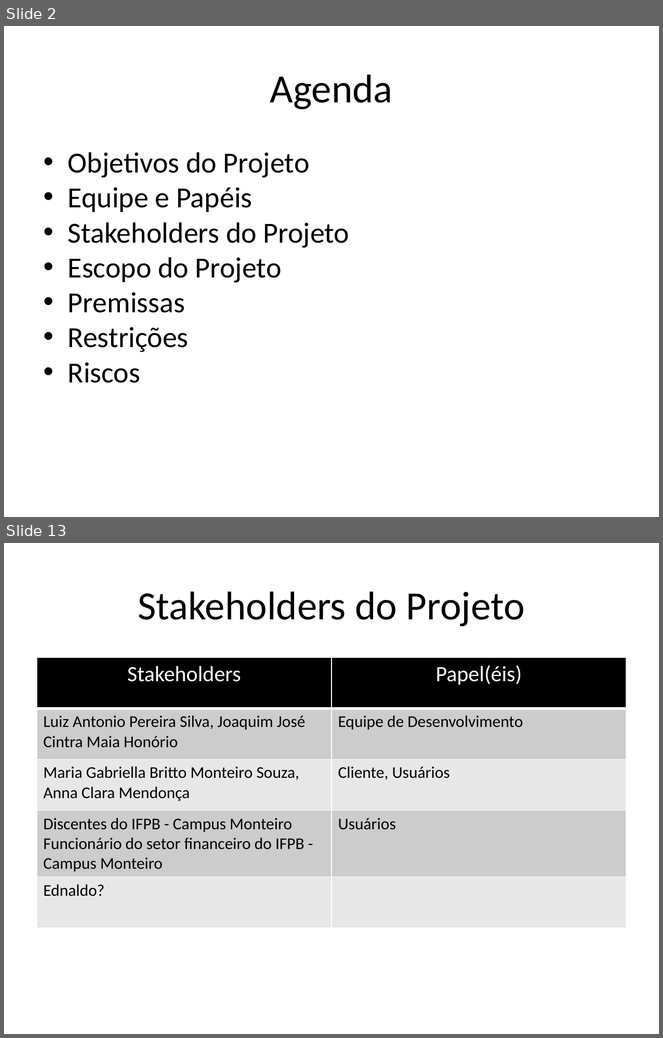
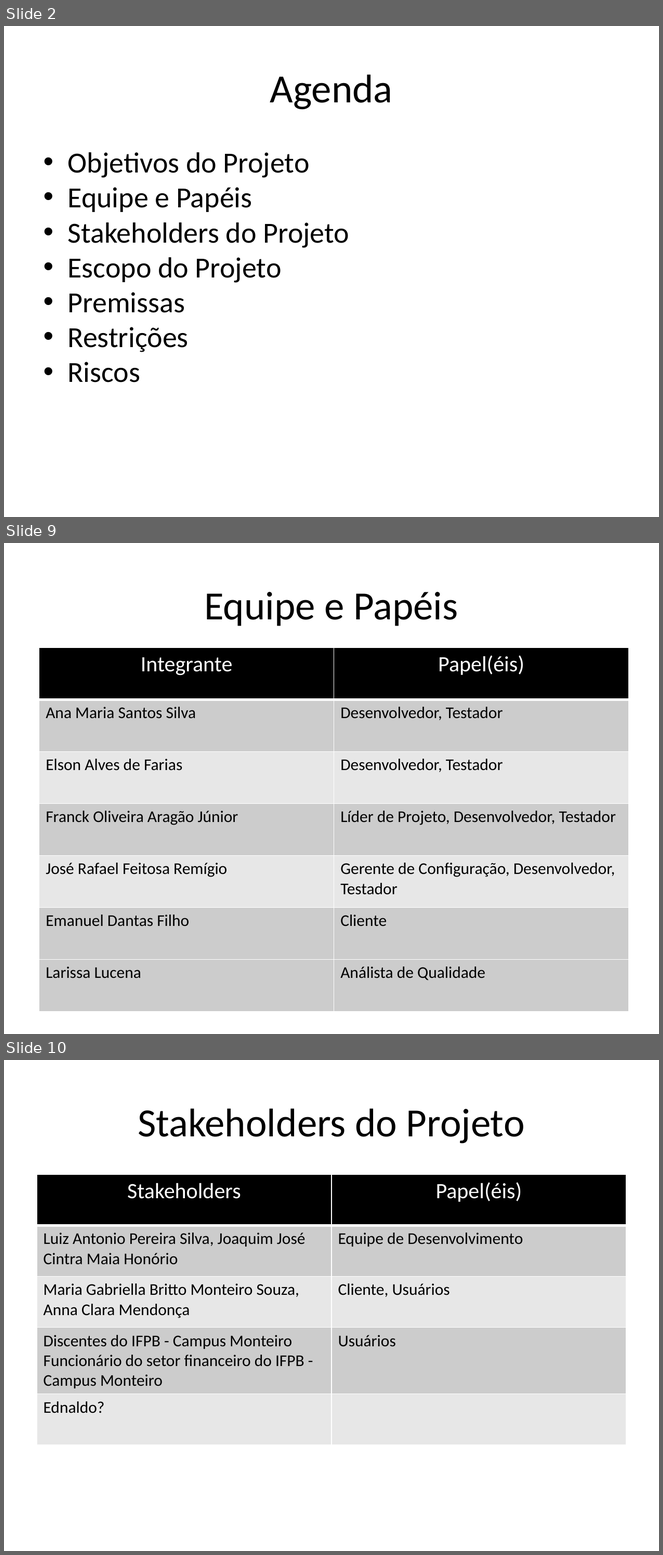
Before and after one commit to AjudeMais/ajudeMais-Projeto, a slide deck: Projeto-AjudeMais/000-Gerência de Projeto/PPJ-Plano de Projeto.pptx. Shown one above the other, each under a label of ours: slides 2 and 13 before the commit, slides 2, 9 and 10 after it; the slides between them are not shown. The pictures are 663x1038 and 663x1555 pixels, drawn with LibreOffice and Linux fonts; fonts in the diff are those of the drawing. Boxes give left, top, right and bottom in pixels: in the first picture for what was removed or moved away, otherwise in the second. Text is boxed around its words. In the diff, an @@ line names an element or a change of style, - is before the commit and + after.

Commit message:
parte plao de projeto

```diff
--- a/Projeto-AjudeMais/000-Gerência de Projeto/PPJ-Plano de Projeto.pptx
+++ b/Projeto-AjudeMais/000-Gerência de Projeto/PPJ-Plano de Projeto.pptx
@@ slide 9 added at (x1=4, y1=543, x2=659, y2=1034), background #FFFFFF @@
@@ text added at (x1=204, y1=592, x2=458, y2=626), 44 pt, text #000000 @@
+Equipe e Papéis
@@ table added at (x1=39, y1=648, x2=629, y2=982), 7 rows, 2 columns @@
+Integrante | Papel(éis)
+Ana Maria Santos Silva | Desenvolvedor, Testador
+Elson Alves de Farias | Desenvolvedor, Testador
+Franck Oliveira Aragão Júnior | Líder de Projeto, Desenvolvedor, Testador
+José Rafael Feitosa Remígio | Gerente de Configuração, Desenvolvedor, Testador
+Emanuel Dantas Filho | Cliente
+Larissa Lucena | Análista de Qualidade
@@ what was slide 13 is now slide 10 @@
```
Also in this commit, not shown: 6 slides changed, 1 other slide added, 5 slides removed, 1 other file.
